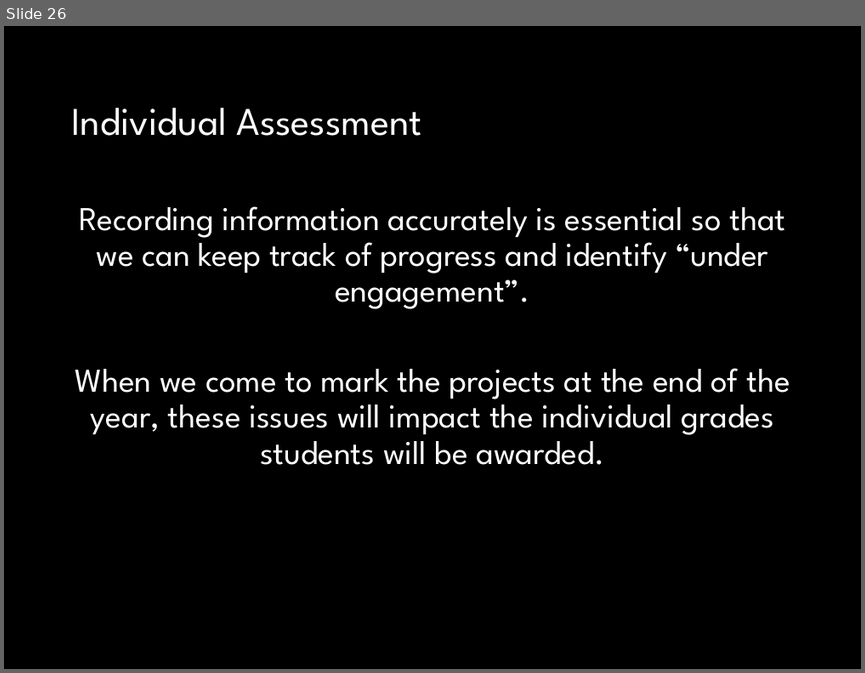
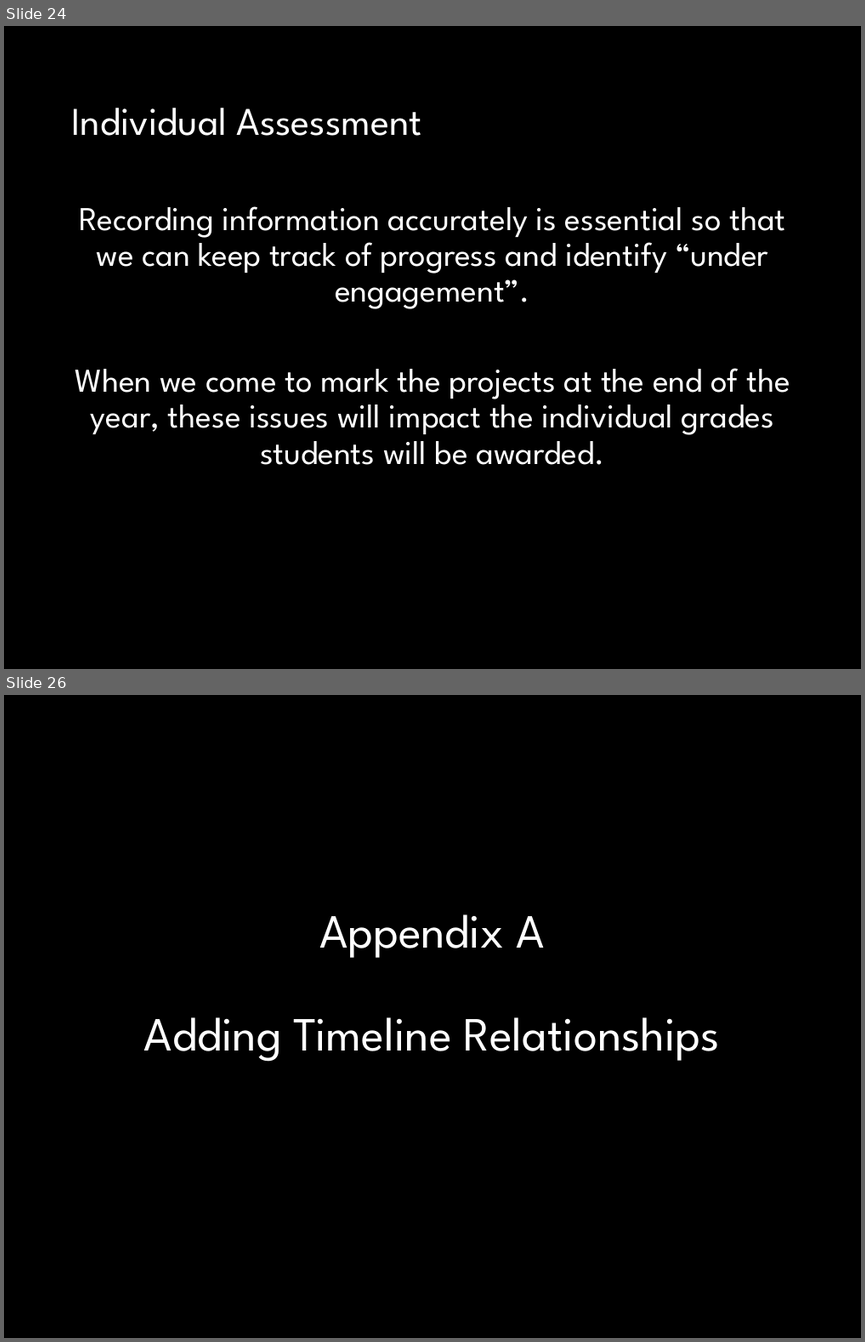
Before and after one commit to fossabot/SPE2018, a slide deck: Lecture Slides/02 Open Project.pptx. Shown one above the other, each under a label of ours: slide 26 before the commit, slides 24 and 26 after it; the slides between them are not shown. The pictures are 865x673 and 865x1342 pixels, drawn with LibreOffice and Linux fonts; fonts in the diff are those of the drawing. Boxes give left, top, right and bottom in pixels: in the first picture for what was removed or moved away, otherwise in the second. Text is boxed around its words. In the diff, an @@ line names an element or a change of style, - is before the commit and + after.

Commit message:
Added Activity Timeline getting started

```diff
--- a/Lecture Slides/02 Open Project.pptx
+++ b/Lecture Slides/02 Open Project.pptx
@@ slide 26 added at [4, 695, 861, 1338], background #000000 @@
@@ title added at [144, 914, 720, 1061], 40 pt, text #FFFFFF @@
+Appendix A
+Adding Timeline Relationships
@@ what was slide 26 is now slide 24 @@
```
Also in this commit, not shown: 7 slides changed, 1 other slide added, 2 slides removed, 1 other file.
